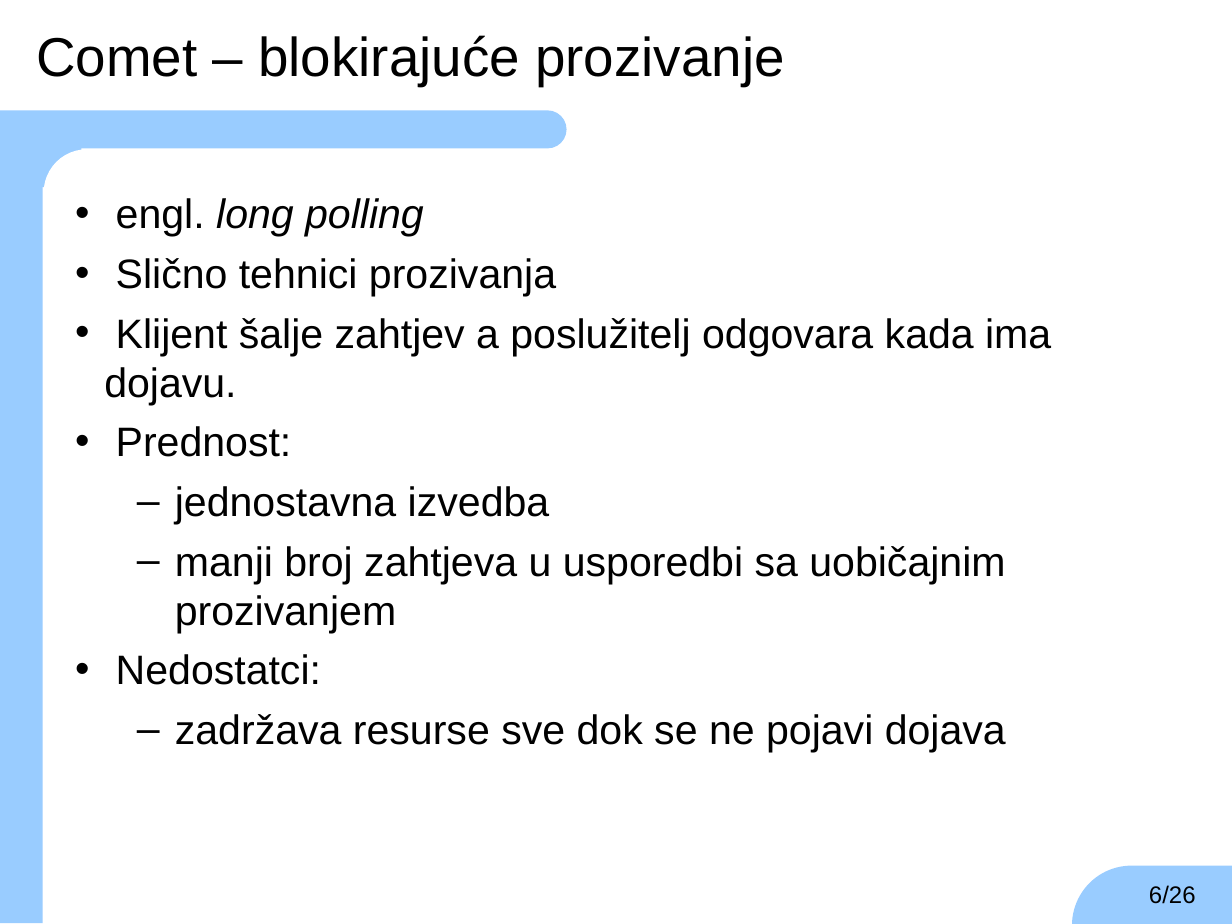
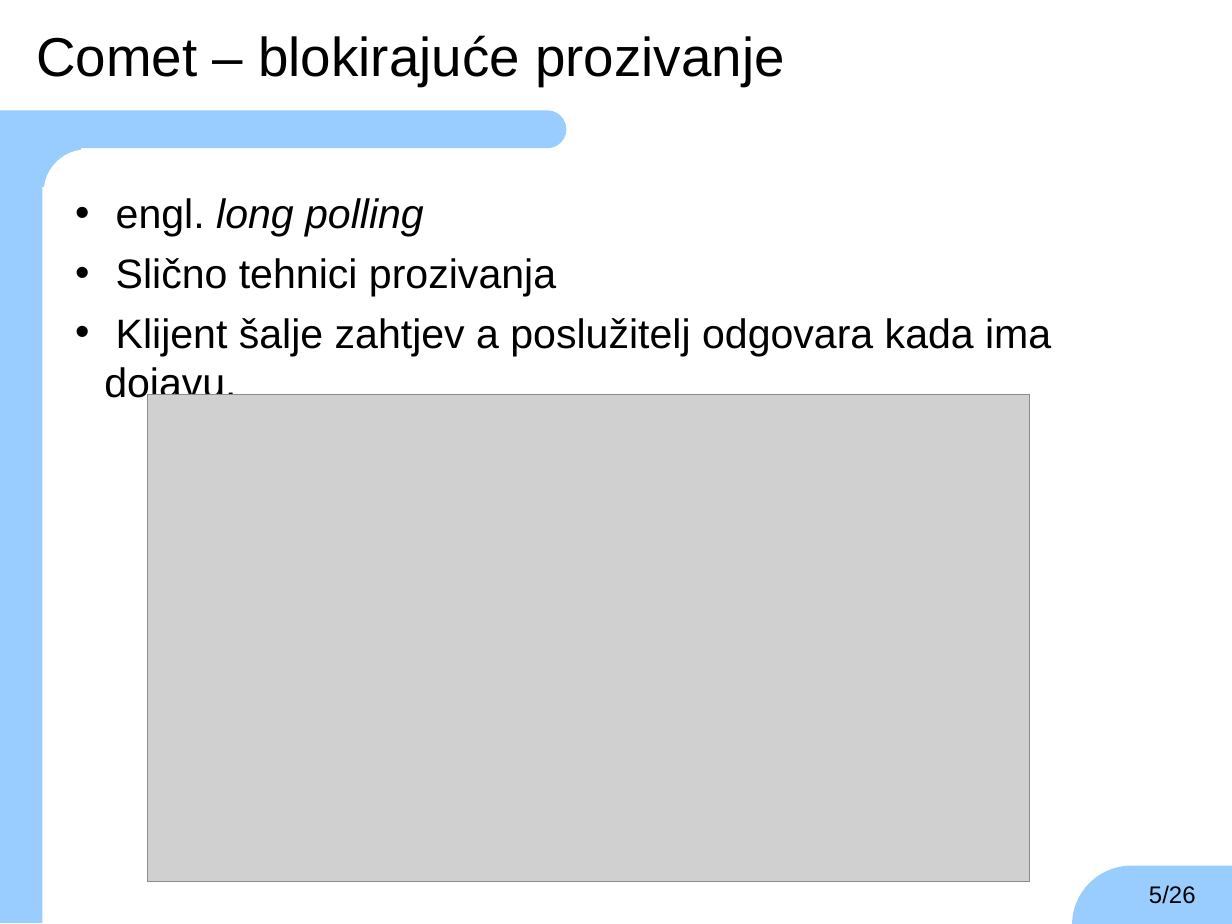
Before and after one commit to TheKarlo95/ZavrsniRad, a slide deck: slide 5 of zr-prezentacija-karlo-vrbic.ppt (slide 6 before the commit). Drawn at 1232x924 pixels with LibreOffice and Linux fonts; fonts in the diff are those of the drawing; grey boxes stand for pictures; background and template pictures are left out. Boxes give left, top, right and bottom in pixels: in the first picture for what was removed or moved away, otherwise in the second. Text is boxed around its words. In the diff, an @@ line names an element or a change of style, - is before the commit and + after.

```diff
--- a/zr-prezentacija-karlo-vrbic.ppt
+++ b/zr-prezentacija-karlo-vrbic.ppt
@@ picture added at bbox=[148, 394, 1030, 882] @@
@@ text at bbox=[116, 426, 1006, 752]: paragraphs removed @@
-• Prednost:
-  – jednostavna izvedba
-  – manji broj zahtjeva u usporedbi sa uobičajnim prozivanjem
-• Nedostatci:
-  – zadržava resurse sve dok se ne pojavi dojava
@@ page number at bbox=[1149, 885, 1196, 904]: text changed @@
-6/26
+5/26
```
Also in this commit, not shown: 4 other slides changed, 1 slide added, 3 slides removed, 4 other files.
